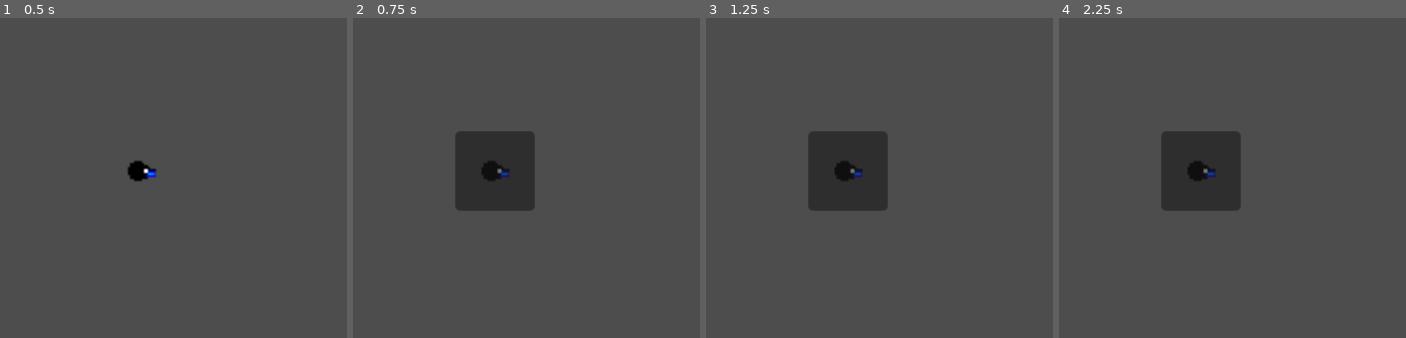
Above: before the commit, frames 1-4 (left to right).
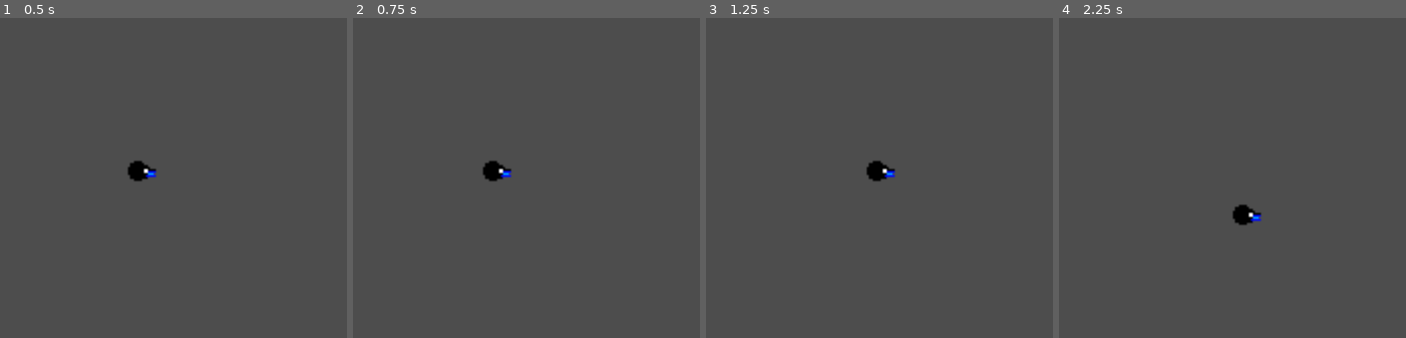
Above: after the commit, the same moments.

Repository: the-alex-g/LD54
Game: Godot game, scene res://world/world.tscn
The game is run twice, just before and just after one commit, with the same random seed, the same clock (stepped at 60 frames per second) and the same inputs.
Inputs:
- Up to frame 1 (0.5 s): no input
- Up to frame 2 (0.75 s): tap Enter at 0.5 s; hold D (right) from 0.53 s (still down); tap B (build) at 0.6 s
- Up to frame 3 (1.25 s): keep holding D (right)
- Up to frame 4 (2.25 s): release D (right) at 1.28 s; hold S (down) 1.28-2.03 s; tap B (build) at 1.35, 2.1 s; hold D (right) from 2.03 s (still down)
The pictures show only the part of the screen within x 37-87%, y 26-76%; the shares and areas given below are measured in that part.

Frame 1 is identical in both runs. In frame 2, 5.2% of the frame differs, in the area x 29-53%, y 35-60%; in frame 3, 5.5%; in frame 4, 5.8%, in the area x 29-59%, y 35-65%.

Commit message:
Put logical restrictions on when you can build something
Can't build where something else is

Can't build if there's nothing to build

Diff:
--- a/project/hud/hud.gd
+++ b/project/hud/hud.gd
@@ -15,6 +15,7 @@
 var _build_menu_open := false : set = _set_build_menu_open
 var _anchors := []
 var _resources := {"light":0, "chitin":0, "threads":0,}
+var _can_build := true
 
 @onready var _build_list : ItemList = $Control/BuildList
 @onready var _build_menu : ItemList = $Control/BuildMenu
@@ -29,6 +30,7 @@
 
 
 func _on_world_update_anchors(anchors:Array, location:Vector2i)->void:
+	_can_build = true
 	_build_list.clear()
 	_anchors = anchors
 	_build_location = location
@@ -101,11 +103,14 @@
 
 
 func _on_world_open_build_menu()->void:
-	_build_menu.clear()
+	if _can_build and _build_list.item_count > 0:
+		_build_menu.clear()
 
-	for i in _build_list.item_count:
-		_build_menu.add_item(_build_list.get_item_text(i))
-	_set_build_menu_open(true)
+		for i in _build_list.item_count:
+			_build_menu.add_item(_build_list.get_item_text(i))
+		_set_build_menu_open(true)
+	else:
+		build_abort.emit()
 
 
 func _on_world_update_resources(resource:String)->void:
@@ -118,3 +123,8 @@
 	_spend_resources(selected_info.cost)
 	build.emit(selected_info.path, _build_location, _anchors)
 	_set_build_menu_open(false)
+
+
+func _on_world_build_invalid()->void:
+	_build_list.clear()
+	_can_build = false
--- a/project/world/world.gd
+++ b/project/world/world.gd
@@ -3,12 +3,15 @@
 signal update_anchors(anchors, location)
 signal open_build_menu
 signal update_resources(new_resources)
+signal build_invalid
 
 @export var min_bubble_radius := 8
 @export var max_bubble_radius := 16
 
 @onready var _tilemap : TileMap = $TileMap
 @onready var _player : Player = $Player
+
+var _points_occupied : PackedVector2Array = []
 
 
 func _ready()->void:
@@ -28,16 +31,19 @@
 
 	var valid_build_anchors := []
 
-	if _tilemap.get_cell_source_id(0, map_coords + Vector2i.DOWN) > -1:
-		valid_build_anchors.append(Construction.ANCHOR_BOTTOM)
-	if _tilemap.get_cell_source_id(0, map_coords + Vector2i.UP) > -1:
-		valid_build_anchors.append(Construction.ANCHOR_TOP)
-	if _tilemap.get_cell_source_id(0, map_coords + Vector2i.LEFT) > -1:
-		valid_build_anchors.append(Construction.ANCHOR_LEFT)
-	elif _tilemap.get_cell_source_id(0, map_coords + Vector2i.RIGHT) > -1:
-		valid_build_anchors.append(Construction.ANCHOR_RIGHT)
+	if _points_occupied.has(map_coords):
+		build_invalid.emit()
+	else:
+		if _tilemap.get_cell_source_id(0, map_coords + Vector2i.DOWN) > -1:
+			valid_build_anchors.append(Construction.ANCHOR_BOTTOM)
+		if _tilemap.get_cell_source_id(0, map_coords + Vector2i.UP) > -1:
+			valid_build_anchors.append(Construction.ANCHOR_TOP)
+		if _tilemap.get_cell_source_id(0, map_coords + Vector2i.LEFT) > -1:
+			valid_build_anchors.append(Construction.ANCHOR_LEFT)
+		elif _tilemap.get_cell_source_id(0, map_coords + Vector2i.RIGHT) > -1:
+			valid_build_anchors.append(Construction.ANCHOR_RIGHT)
 
-	update_anchors.emit(valid_build_anchors, map_coords)
+		update_anchors.emit(valid_build_anchors, map_coords)
 
 	# run this function every .1 seconds
 	await get_tree().create_timer(0.1).timeout
@@ -57,6 +63,7 @@
 
 func _on_hud_build(path:String, location:Vector2i, anchors:Array)->void:
 	_build_construction(path, location, anchors)
+	_points_occupied.append(location)
 	_player.paused = false
 
 
--- a/project/world/world.tscn
+++ b/project/world/world.tscn
@@ -25,6 +25,7 @@
 
 [node name="Camera2D" type="Camera2D" parent="."]
 
+[connection signal="build_invalid" from="." to="HUD" method="_on_world_build_invalid"]
 [connection signal="open_build_menu" from="." to="HUD" method="_on_world_open_build_menu"]
 [connection signal="update_anchors" from="." to="HUD" method="_on_world_update_anchors"]
 [connection signal="update_resources" from="." to="HUD" method="_on_world_update_resources"]
